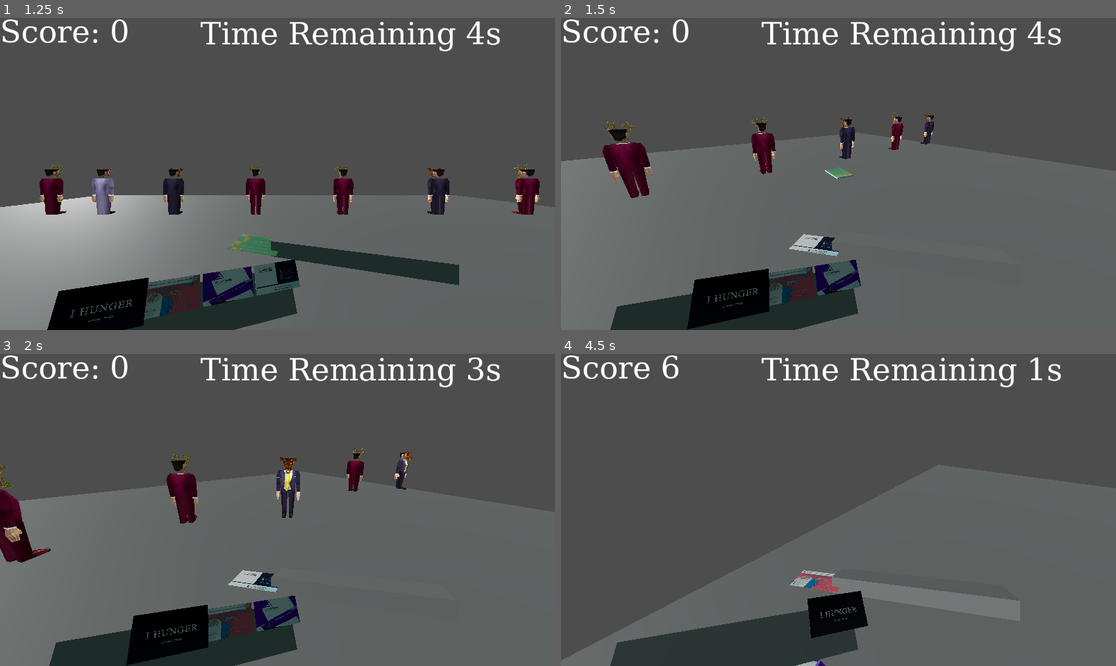
Above: before the commit, frames 1-4 (two rows, left to right).
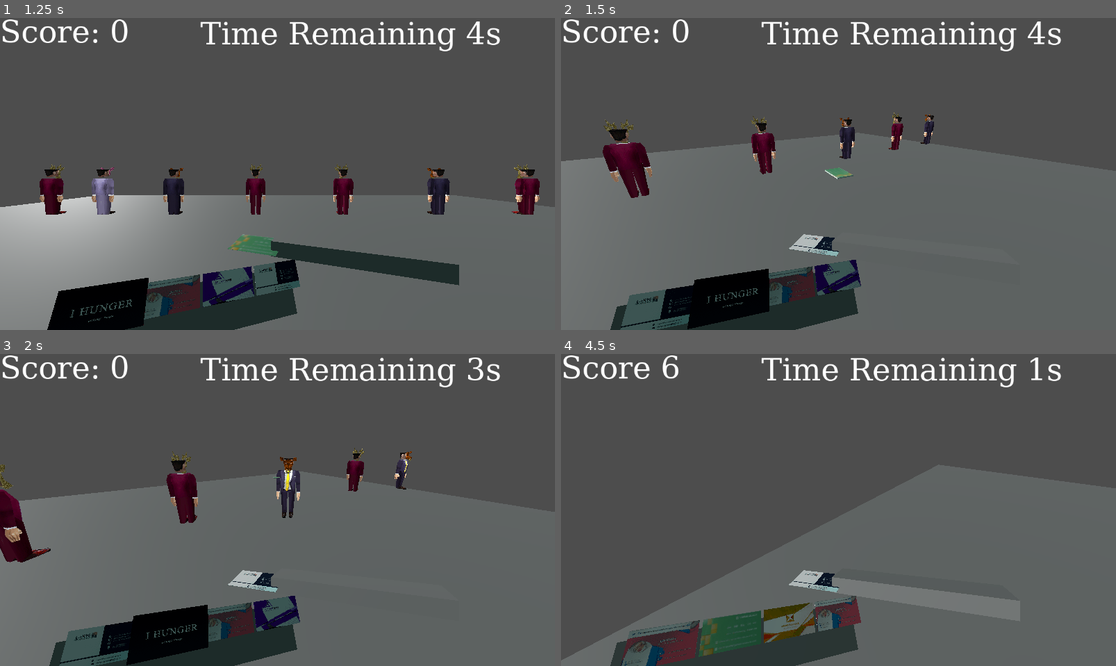
Above: after the commit, the same moments.

Repository: BlackBrad/network-ninja
Game: Godot game, scene res://scenes/main_menu.tscn
Two runs of this game, one before a commit and one after it. Both use one fixed random seed, a clock stepped at 60 frames per second and the inputs below.
Inputs (mouse positions are in pixels of both pictures, inside the frame that each line leads up to):
- Up to frame 1 (1.25 s): click "Start Game" at 0.5 s
- Up to frame 2 (1.5 s): tap Enter (ui_accept) at 1.25 s; move the mouse to (866, 174) at 1.27 s; hold W (move_forward) from 1.28 s (still down); click (866, 174) at 1.35 s
- Up to frame 3 (2 s): keep holding W (move_forward); tap Enter (ui_accept) at 1.52 s
- Up to frame 4 (4.5 s): keep holding W (move_forward); move the mouse to (810, 510) at 2.02 s; click (810, 510) at 2.1 s; tap Enter (ui_accept) at 2.27, 3.77 s; move the mouse to (849, 503) at 2.77 s; click (849, 503) at 2.85 s; move the mouse to (832, 516) at 3.52 s; click (832, 516) at 3.6 s; move the mouse to (877, 513) at 4.27 s; click (877, 513) at 4.35 s

Frame 1 is identical in both runs. In frame 2, 1.3% of the frame differs, in the area x 10-24%, y 85-100%; in frame 3, 1.3%; in frame 4, 4.1%, in the area x 10-56%, y 69-100%.

Commit message:
Continuously spawning card, no more pickups

Diff:
--- a/scripts/business_card.gd
+++ b/scripts/business_card.gd
@@ -48,15 +48,15 @@
 		if card_type == CardTypes.SPECIAL:
 			if not body.is_networked:
 				body.set_is_networked(true)
-	else:
-		pickup_prefab.instantiate()
-		# FIXME: Don't hard-code this, need to spawn the nodes under something in all our levels
-		var root = get_node("/root/test_level")
-		# TODO: Do we need to look at pooling these for perf
-		var instance = pickup_prefab.instantiate()
-		instance.card_type = card_type
-		root.add_child(instance)
-		instance.global_position = global_position
+#	else:
+#		pickup_prefab.instantiate()
+#		# FIXME: Don't hard-code this, need to spawn the nodes under something in all our levels
+#		var root = get_node("/root/test_level")
+#		# TODO: Do we need to look at pooling these for perf
+#		var instance = pickup_prefab.instantiate()
+#		instance.card_type = card_type
+#		root.add_child(instance)
+#		instance.global_position = global_position
 
 
 	queue_free()
--- a/scripts/player.gd
+++ b/scripts/player.gd
@@ -35,7 +35,11 @@
 	var card_type = new_hand.pop_front()
 	if not card_type:
 		card_type = CardTypes.A # If player hand empty spawn default card type
-	new_hand.append(CardTypes.EMPTY)
+	var last_card = new_hand.back()
+	var new_card = randi_range(CardTypes.A, CardTypes.SPECIAL)
+	while new_card == last_card:
+		new_card = randi_range(CardTypes.A, CardTypes.SPECIAL)
+	new_hand.append(new_card)
 	update_hand(new_hand)
 
 	print("spawning business card")
